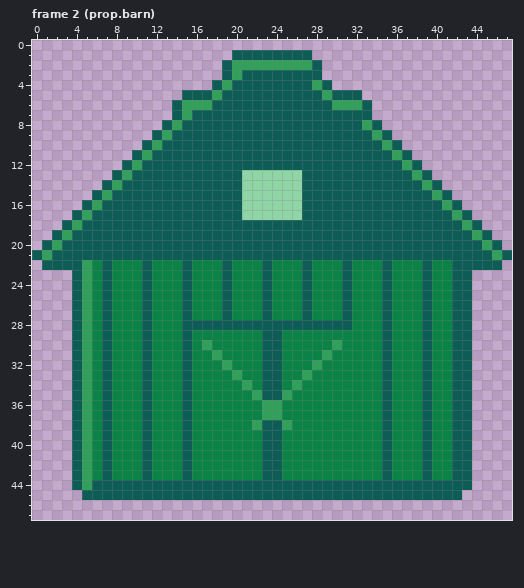
Pixel-art file -- assets/aseprite/props_big.aseprite. Above, as it was before the edit.
48x48 pixels, 4 frames. Shown: frame 2 (prop.barn). The commit also changed other frames, which this record leaves out.
After the commit:
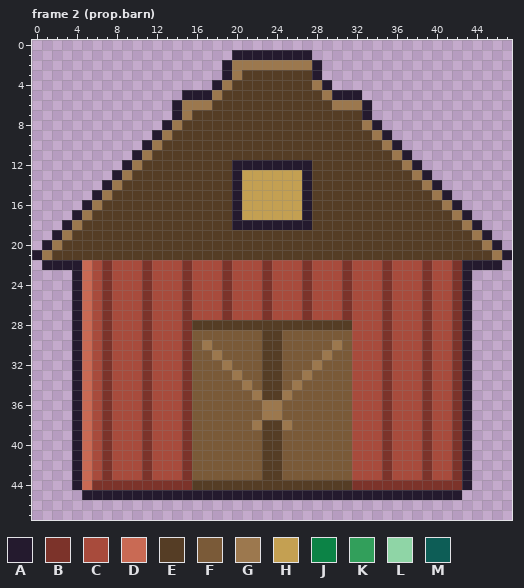
Palette (. is transparent): A #241a2e  B #7c332a  C #a84b3c  D #c96a54  E #553d25  F #7a5a38  G #9c784e  H #c4a052  J #0c8346  K #329f5b  L #8fd5a6  M #0d5d56
Edits made:
Changed rows in their new state; - is an unchanged pixel.
Frame 2 (prop.barn):
first column x 0:
 1 --------------------AAAAAAAA--------------------
 2 -------------------AGGGGGGGGA-------------------
 3 -------------------AGEEEEEEEA-------------------
 4 ------------------AGEEEEEEEEGA------------------
 5 ---------------AAAGEEEEEEEEEEGAAA---------------
 6 --------------AGGGEEEEEEEEEEEEGGGA--------------
 7 --------------AGEEEEEEEEEEEEEEEEEA--------------
 8 -------------AGEEEEEEEEEEEEEEEEEEGA-------------
 9 ------------AGEEEEEEEEEEEEEEEEEEEEGA------------
10 -----------AGEEEEEEEEEEEEEEEEEEEEEEGA-----------
11 ----------AGEEEEEEEEEEEEEEEEEEEEEEEEGA----------
12 ---------AGEEEEEEEEEAAAAAAAAEEEEEEEEEGA---------
13 --------AGEEEEEEEEEEAHHHHHHAEEEEEEEEEEGA--------
14 -------AGEEEEEEEEEEEAHHHHHHAEEEEEEEEEEEGA-------
15 ------AGEEEEEEEEEEEEAHHHHHHAEEEEEEEEEEEEGA------
16 -----AGEEEEEEEEEEEEEAHHHHHHAEEEEEEEEEEEEEGA-----
17 ----AGEEEEEEEEEEEEEEAHHHHHHAEEEEEEEEEEEEEEGA----
18 ---AGEEEEEEEEEEEEEEEAAAAAAAAEEEEEEEEEEEEEEEGA---
19 --AGEEEEEEEEEEEEEEEEEEEEEEEEEEEEEEEEEEEEEEEEGA--
20 -AGEEEEEEEEEEEEEEEEEEEEEEEEEEEEEEEEEEEEEEEEEEGA-
21 AGEEEEEEEEEEEEEEEEEEEEEEEEEEEEEEEEEEEEEEEEEEEEGA
22 -AAAADCBCCCBCCCBCCCBCCCBCCCBCCCBCCCBCCCBCCBAAAA-
23 ----ADCBCCCBCCCBCCCBCCCBCCCBCCCBCCCBCCCBCCBA----
24 ----ADCBCCCBCCCBCCCBCCCBCCCBCCCBCCCBCCCBCCBA----
25 ----ADCBCCCBCCCBCCCBCCCBCCCBCCCBCCCBCCCBCCBA----
26 ----ADCBCCCBCCCBCCCBCCCBCCCBCCCBCCCBCCCBCCBA----
27 ----ADCBCCCBCCCBCCCBCCCBCCCBCCCBCCCBCCCBCCBA----
28 ----ADCBCCCBCCCBEEEEEEEEEEEEEEEECCCBCCCBCCBA----
29 ----ADCBCCCBCCCBFFFFFFFEEFFFFFFFCCCBCCCBCCBA----
30 ----ADCBCCCBCCCBFGFFFFFEEFFFFFGFCCCBCCCBCCBA----
31 ----ADCBCCCBCCCBFFGFFFFEEFFFFGFFCCCBCCCBCCBA----
32 ----ADCBCCCBCCCBFFFGFFFEEFFFGFFFCCCBCCCBCCBA----
33 ----ADCBCCCBCCCBFFFFGFFEEFFGFFFFCCCBCCCBCCBA----
34 ----ADCBCCCBCCCBFFFFFGFEEFGFFFFFCCCBCCCBCCBA----
35 ----ADCBCCCBCCCBFFFFFFGEEGFFFFFFCCCBCCCBCCBA----
36 ----ADCBCCCBCCCBFFFFFFFGGFFFFFFFCCCBCCCBCCBA----
37 ----ADCBCCCBCCCBFFFFFFFGGFFFFFFFCCCBCCCBCCBA----
38 ----ADCBCCCBCCCBFFFFFFGEEGFFFFFFCCCBCCCBCCBA----
39 ----ADCBCCCBCCCBFFFFFFFEEFFFFFFFCCCBCCCBCCBA----
40 ----ADCBCCCBCCCBFFFFFFFEEFFFFFFFCCCBCCCBCCBA----
41 ----ADCBCCCBCCCBFFFFFFFEEFFFFFFFCCCBCCCBCCBA----
42 ----ADCBCCCBCCCBFFFFFFFEEFFFFFFFCCCBCCCBCCBA----
43 ----ADCBCCCBCCCBFFFFFFFEEFFFFFFFCCCBCCCBCCBA----
44 ----ADBBBBBBBBBBEEEEEEEEEEEEEEEEBBBBBBBBBBBA----
45 -----AAAAAAAAAAAAAAAAAAAAAAAAAAAAAAAAAAAAAA-----
